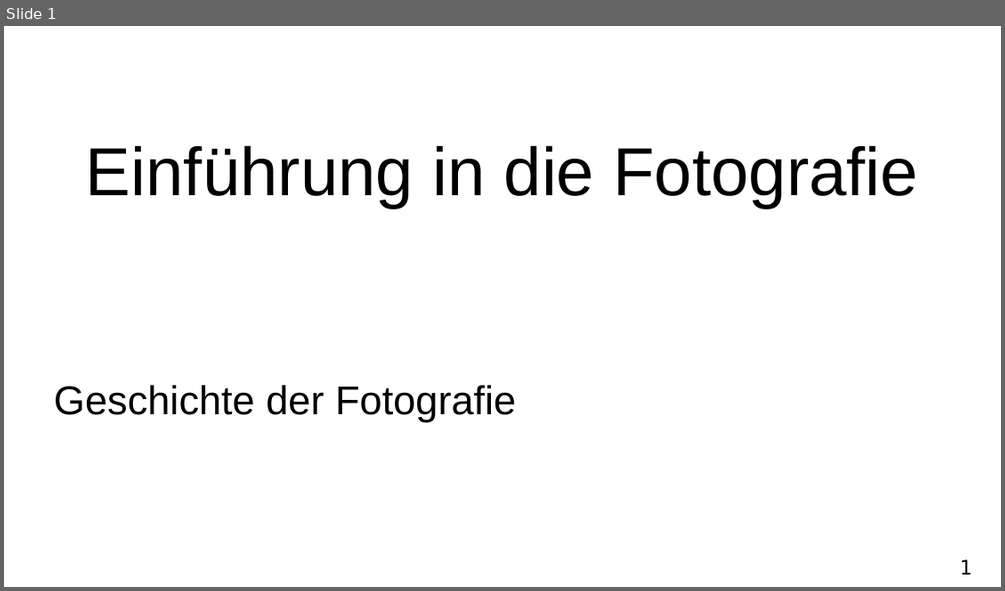
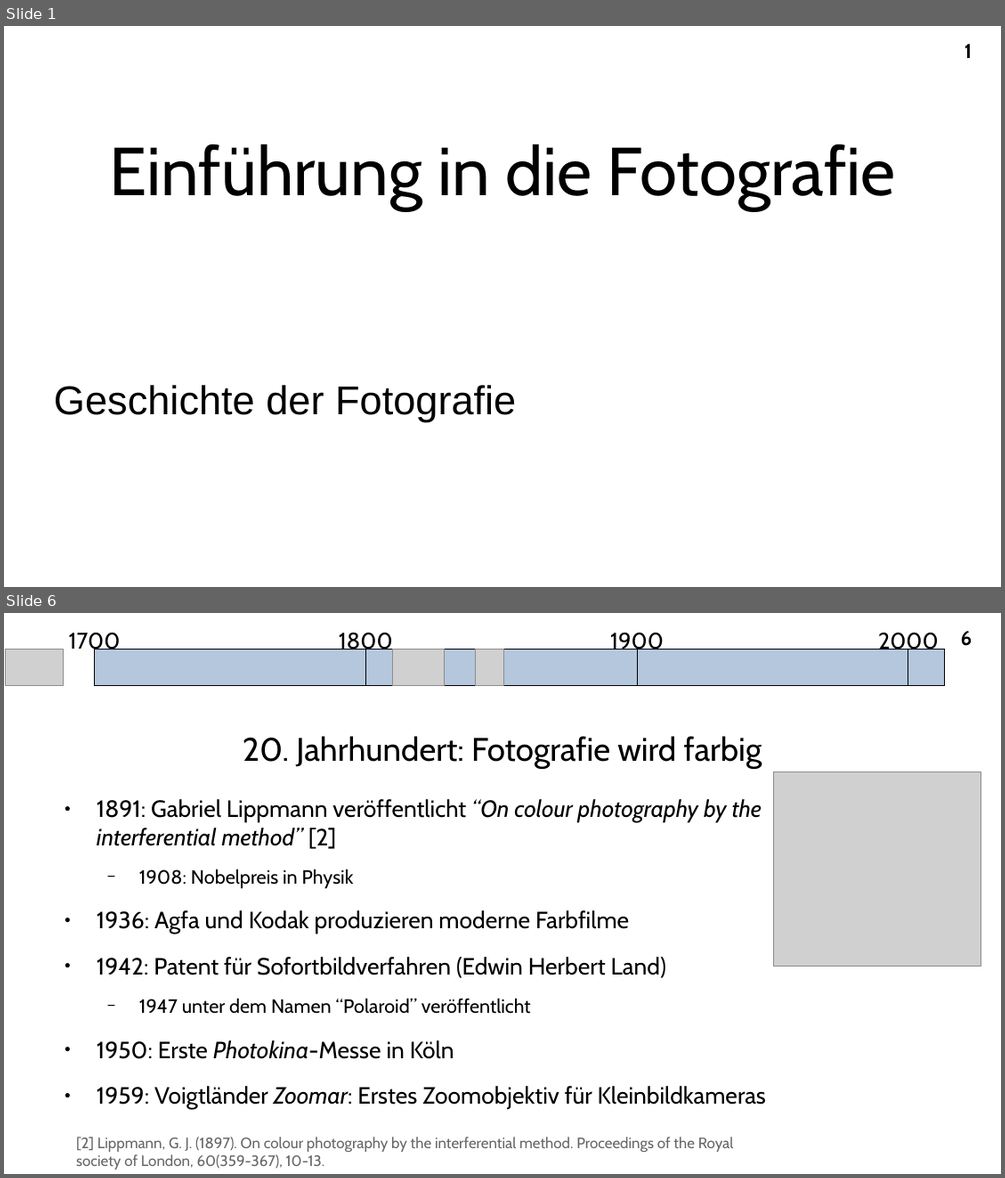
Before and after one commit to A-Schmid/PhotographyCourse, a slide deck: slides_de/history.odp. Shown one above the other, each under a label of ours: slide 1 before the commit, slides 1 and 6 after it; the slides between them are not shown. The pictures are 1005x591 and 1005x1178 pixels, drawn with LibreOffice and Linux fonts; fonts in the diff are those of the drawing; grey boxes stand for pictures. Boxes give left, top, right and bottom in pixels: in the first picture for what was removed or moved away, otherwise in the second. Text is boxed around its words. In the diff, an @@ line names an element or a change of style, - is before the commit and + after.

```diff
--- a/slides_de/history.odp
+++ b/slides_de/history.odp
@@ slide 6 added at [4,613,1001,1174], background #FFFFFF; not listed: 1 template element that a slide beside it also shows @@
@@ text added at [69,633,121,654], 18 pt, text #000000 @@
+1700
@@ text added at [339,630,393,654], 18 pt, text #000000 @@
+1800
@@ text added at [610,633,663,654], 18 pt, text #000000 @@
+1900
@@ text added at [878,633,938,654], 18 pt, text #000000 @@
+2000
@@ picture added at [6,649,64,685] @@
@@ rectangle added at [95,649,945,685], fill #B4C7DC, outline #000000 0 pt @@
@@ line added from (366, 649) to (366, 685), #000000 0 pt @@
@@ picture added at [393,649,445,685] @@
@@ picture added at [476,649,503,685] @@
@@ line added from (637, 649) to (637, 685), #000000 0 pt @@
@@ line added from (908, 649) to (908, 685), #000000 0 pt @@
@@ title added at [243,736,762,769], 26 pt, text #000000 @@
+20. Jahrhundert: Fotografie wird farbig
@@ picture added at [774,771,981,965] @@
@@ text added at [97,799,766,1109], 18.7 pt, text #000000 @@
+● 1891: Gabriel Lippmann veröffentlicht “On colour photography by the interferential method” [2]
+  − 1908: Nobelpreis in Physik
+● 1936: Agfa und Kodak produzieren moderne Farbfilme
+● 1942: Patent für Sofortbildverfahren (Edwin Herbert Land)
+  − 1947 unter dem Namen “Polaroid” veröffentlicht
+● 1950: Erste Photokina-Messe in Köln
+● 1959: Voigtländer Zoomar: Erstes Zoomobjektiv für Kleinbildkameras
@@ text added at [76,1136,734,1169], 12 pt, text #666666 @@
+[2] Lippmann, G. J. (1897). On colour photography by the interferential method. Proceedings of the Royal society of London, 60(359-367), 10-13.
@@ slide 1 changed as well @@
@@ title "Einführung in die Fotografie" at [109,144,896,210]: font Arial to Cabin @@
@@ page number: place and size @@
-page number at [960,559,972,574]
+page number at [964,44,971,58]
@@ page number at [964,44,971,58]: font DejaVu Sans Mono to Cabin, bold on @@
```
Also in this commit, not shown: 6 other slides added, 1 slide removed, 1 other file.
